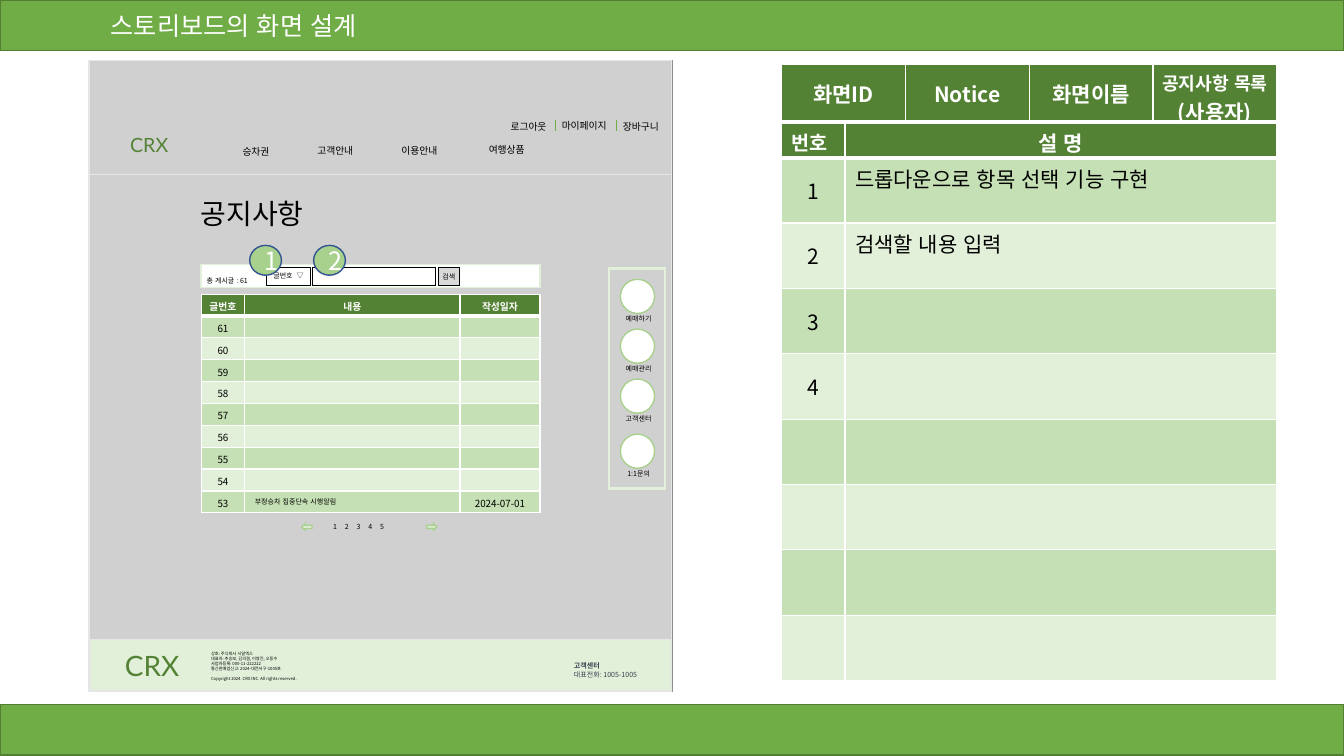
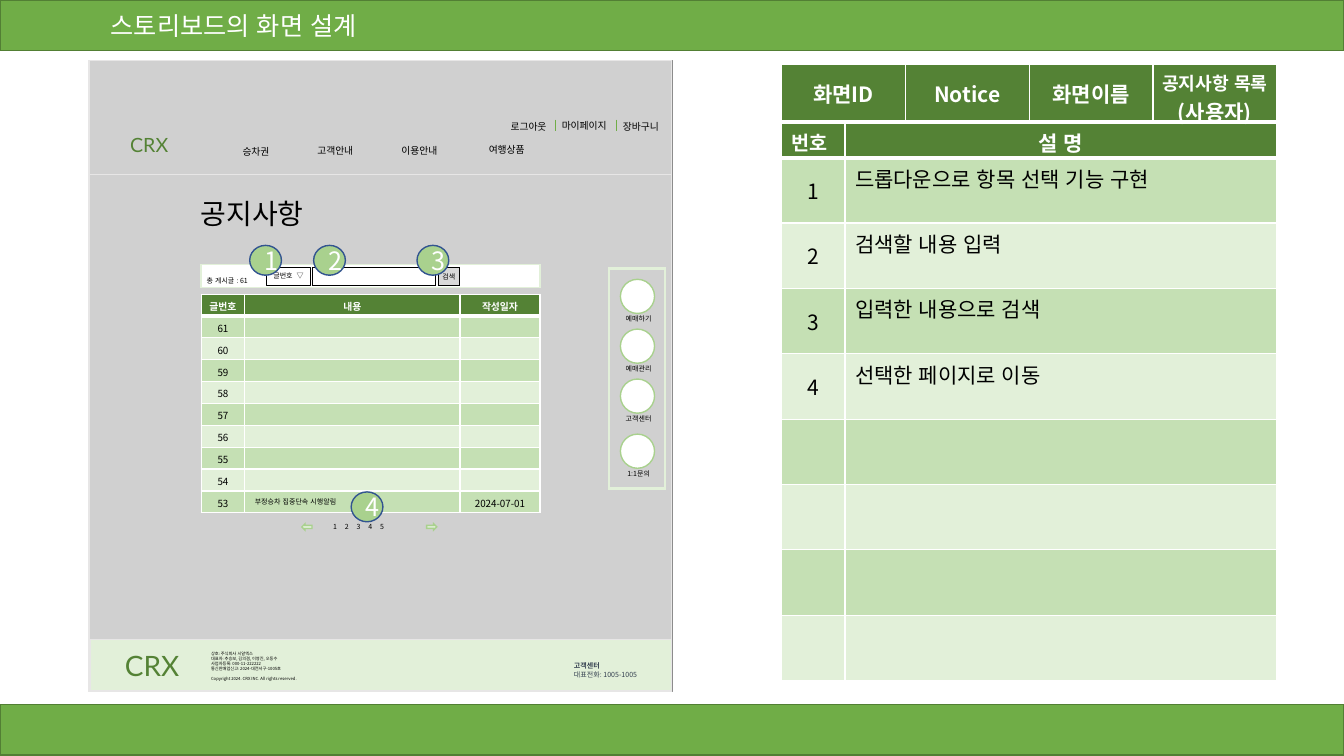
Before and after one commit to chusbo/ChooseRail, a slide deck: slide 3 of 추승보/CRX-PPT(승보) 2024-07-11.pptx. Drawn at 1344x756 pixels with LibreOffice and Linux fonts; fonts in the diff are those of the drawing; grey boxes stand for pictures. Boxes give left, top, right and bottom in pixels: in the first picture for what was removed or moved away, otherwise in the second. Text is boxed around its words. In the diff, an @@ line names an element or a change of style, - is before the commit and + after.

```diff
--- a/추승보/CRX-PPT(승보) 2024-07-11.pptx
+++ b/추승보/CRX-PPT(승보) 2024-07-11.pptx
@@ table at (782, 122, 1277, 681) @@
-row 4, column 2: 
+row 4, column 2: 입력한 내용으로 검색
-row 5, column 2: 
+row 5, column 2: 선택한 페이지로 이동
@@ ellipse added at (417, 245, 449, 275), fill #A9D18E, outline #325491 1 pt, 18 pt, text #FFFFFF @@
+3
@@ ellipse added at (351, 492, 382, 522), fill #A9D18E, outline #325491 1 pt, 18 pt, text #FFFFFF @@
+4
```
